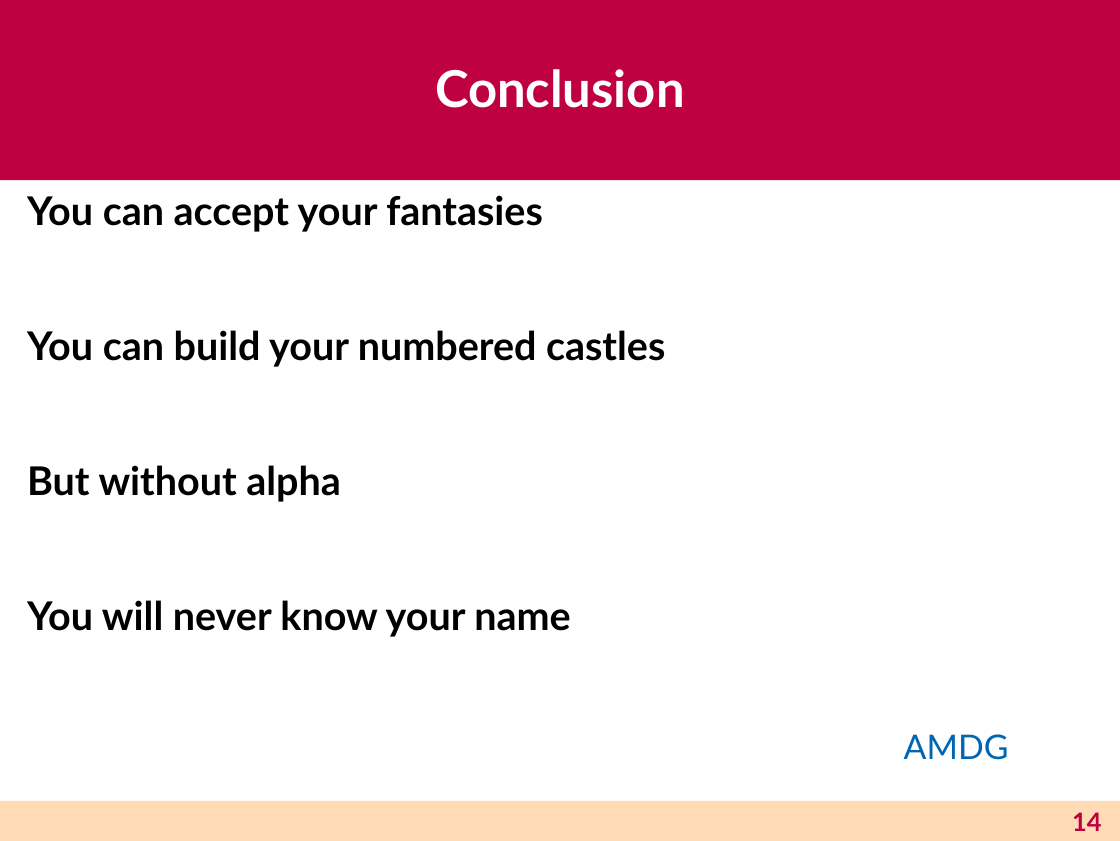
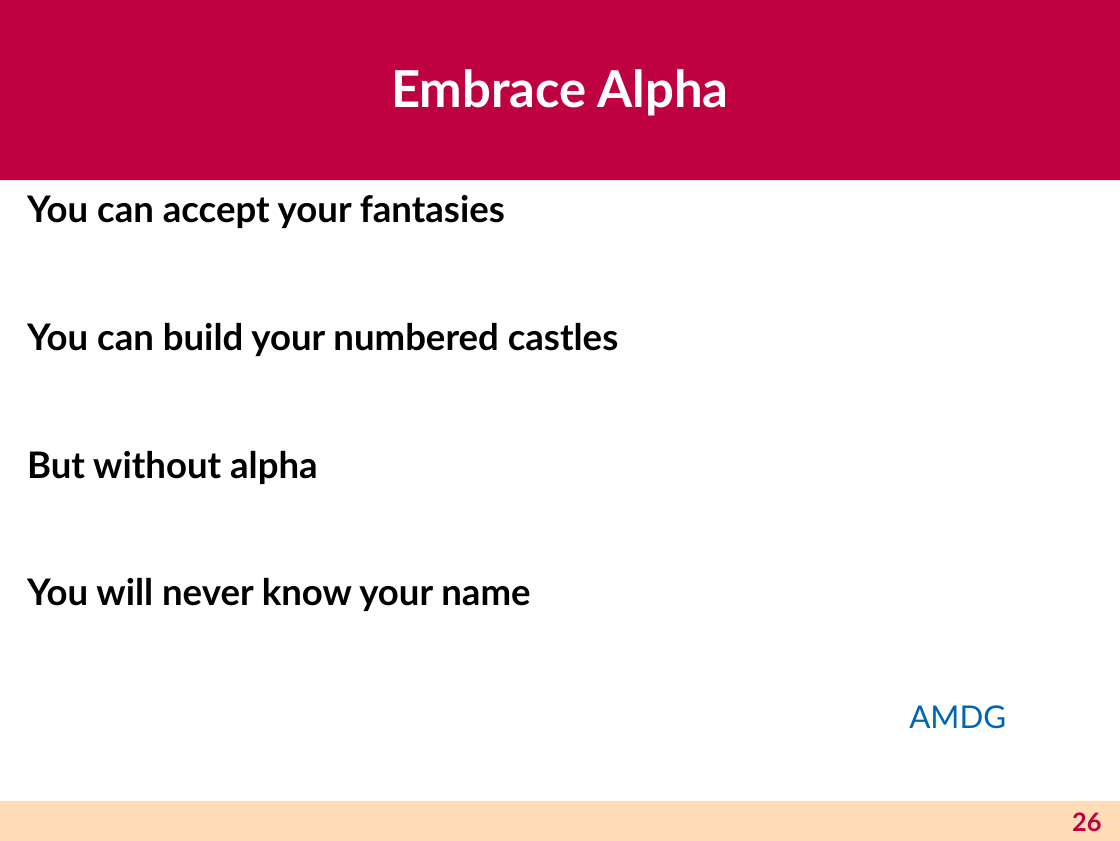
Before and after one commit to astump/explicit-alpha, a slide deck: slide 26 of talks/haskell-2026-lightning-talk/aaron-stump-haskell-2026.odp (slide 14 before the commit). Drawn at 1120x841 pixels with LibreOffice and Linux fonts; fonts in the diff are those of the drawing. Boxes give left, top, right and bottom in pixels: in the first picture for what was removed or moved away, otherwise in the second. Text is boxed around its words. In the diff, an @@ line names an element or a change of style, - is before the commit and + after.

```diff
--- a/talks/haskell-2026-lightning-talk/aaron-stump-haskell-2026.odp
+++ b/talks/haskell-2026-lightning-talk/aaron-stump-haskell-2026.odp
@@ title at (391,69,728,116): text changed @@
-Conclusion
+Embrace Alpha
@@ text "You can accept your fantasies" at (27,195,1006,729): size 28 to 25.9 pt; size 24 to 22.2 pt in "AMDG" @@
@@ page number at (1072,812,1101,831): text changed @@
-14
+26
```
Also in this commit, not shown: 5 other slides changed, 12 slides added.
